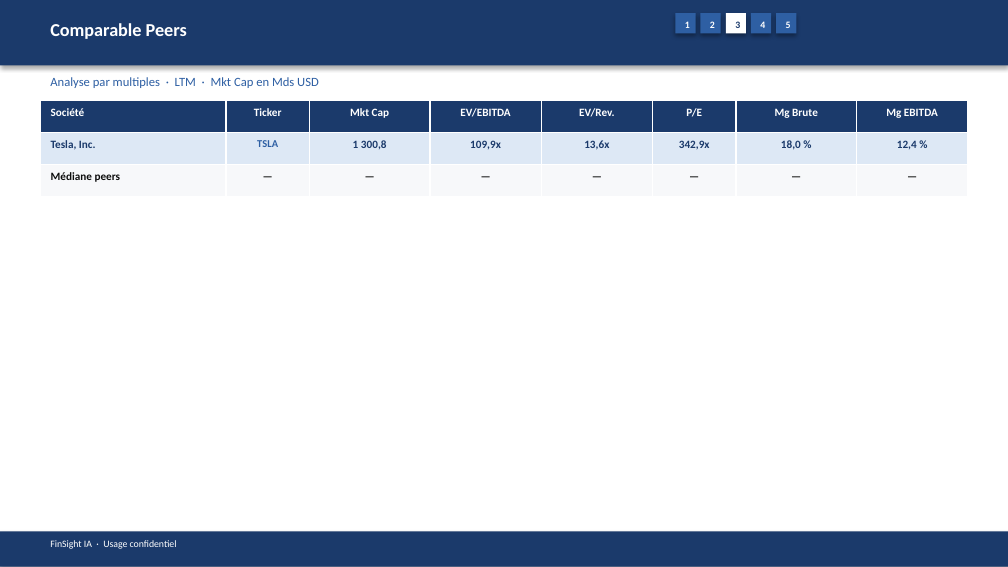
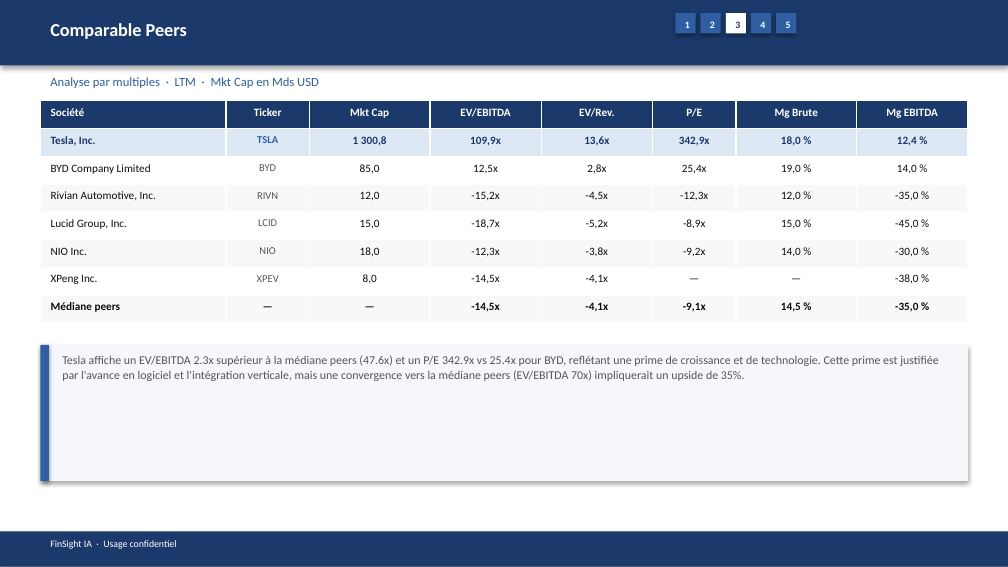
Before and after one commit to baptistejeh07-art/finsight-ia, a slide deck: slide 13 of preview/TSLA/TSLA_pitchbook.pptx. Drawn at 1008x567 pixels with LibreOffice and Linux fonts; fonts in the diff are those of the drawing. Boxes give left, top, right and bottom in pixels: in the first picture for what was removed or moved away, otherwise in the second. Text is boxed around its words. In the diff, an @@ line names an element or a change of style, - is before the commit and + after.

```diff
--- a/preview/TSLA/TSLA_pitchbook.pptx
+++ b/preview/TSLA/TSLA_pitchbook.pptx
@@ table at (40, 101, 968, 323) @@
-row 3: Médiane peers | — | — | — | — | — | — | —
+row 3: BYD Company Limited | BYD | 85,0 | 12,5x | 2,8x | 25,4x | 19,0 % | 14,0 %
+row 4: Rivian Automotive, Inc. | RIVN | 12,0 | -15,2x | -4,5x | -12,3x | 12,0 % | -35,0 %
+row 5: Lucid Group, Inc. | LCID | 15,0 | -18,7x | -5,2x | -8,9x | 15,0 % | -45,0 %
+row 6: NIO Inc. | NIO | 18,0 | -12,3x | -3,8x | -9,2x | 14,0 % | -30,0 %
+row 7: XPeng Inc. | XPEV | 8,0 | -14,5x | -4,1x | — | — | -38,0 %
+row 8: Médiane peers | — | — | -14,5x | -4,1x | -9,1x | 14,5 % | -35,0 %
@@ rectangle added at (40, 345, 968, 481), fill #F5F7FA @@
@@ rectangle added at (40, 345, 49, 481), fill #2E5FA3 @@
@@ text added at (62, 355, 938, 381), 8.5 pt, text #555555 @@
+Tesla affiche un EV/EBITDA 2.3x supérieur à la médiane peers (47.6x) et un P/E 342.9x vs 25.4x pour BYD, reflétant une prime de croissance et de technologie. Cette prime est justifiée par l'avance en logiciel et l'intégration verticale, mais une convergence vers la médiane peers (EV/EBITDA 70x) impliquerait un upside de 35%.
```
Also in this commit, not shown: 15 other slides changed, 4 other files.
